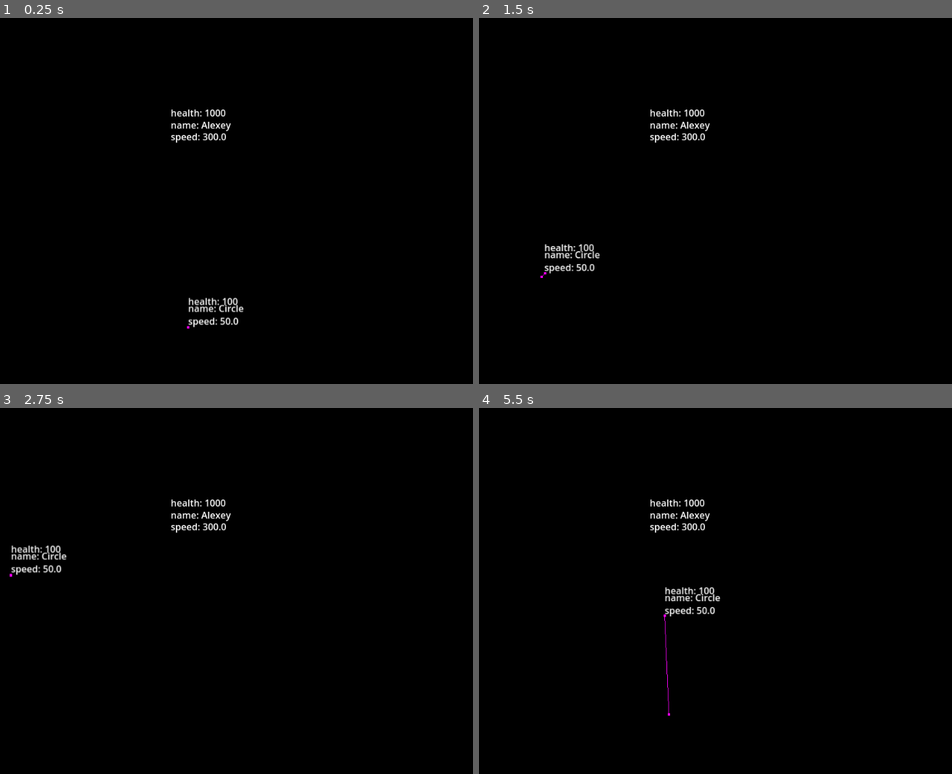
Above: before the commit, frames 1-4 (two rows, left to right).
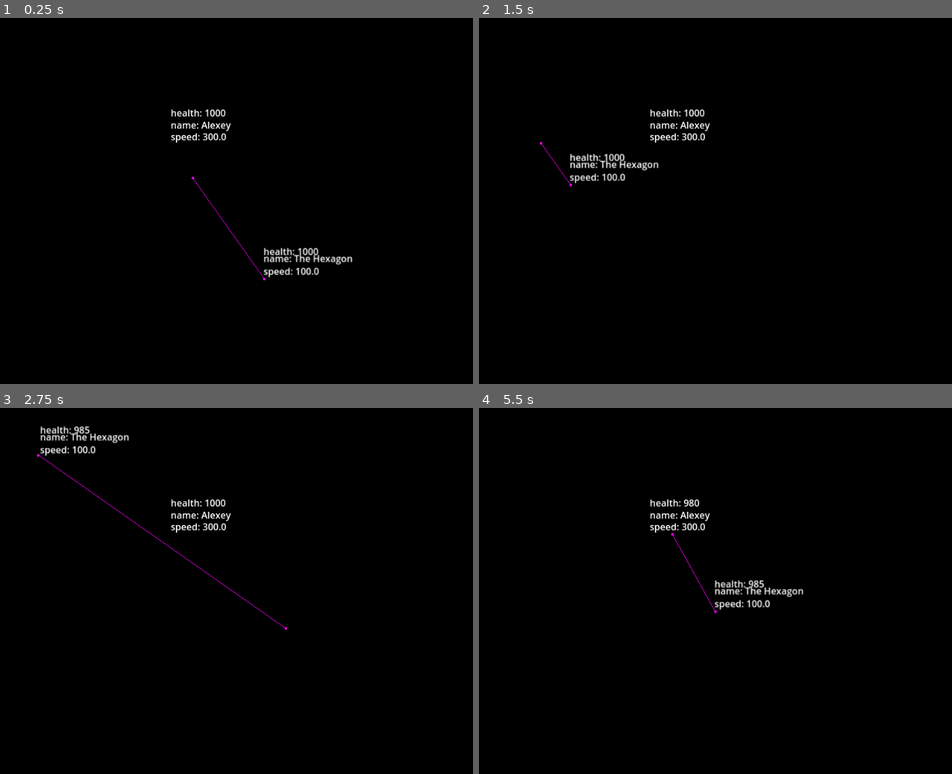
Above: after the commit, the same moments.

Repository: xxxxx-community/TheAihopGG-godot-wild-jam-80
Game: Godot game, scene res://scenes/objects/world/world.tscn
The game is run twice, just before and just after one commit, with the same random seed, the same clock (stepped at 60 frames per second) and the same inputs.
Inputs (mouse positions are in pixels of both pictures, inside the frame that each line leads up to):
- Up to frame 1 (0.25 s): no input
- Up to frame 2 (1.5 s): move the mouse to (791, 124) at 0.52 s; hold D (move_right) 0.53-1.28 s; click (791, 124) at 0.6 s; move the mouse to (545, 182) at 1.27 s; hold Down (move_down) from 1.28 s (still down); tap 1 (select_weapon_1) at 1.35 s
- Up to frame 3 (2.75 s): click (66, 572) at 1.55 s; move the mouse to (241, 415) at 2.02 s; release Down (move_down) at 2.03 s; hold D (move_right) from 2.03 s (still down); tap 2 (select_weapon_2) at 2.1 s; click (241, 415) at 2.3 s
- Up to frame 4 (5.5 s): move the mouse to (630, 660) at 2.77 s; release D (move_right) at 2.78 s; hold Up (move_up) 2.78-3.53 s; tap 3 (select_weapon_3) at 2.85 s; click (630, 660) at 3.05 s; move the mouse to (833, 631) at 3.52 s; hold A (move_left) 3.53-5.03 s; click (833, 631) at 3.6 s; move the mouse to (488, 455) at 4.27 s; click (488, 455) at 4.35 s; move the mouse to (691, 543) at 5.02 s; hold Down (move_down) from 5.03 s (still down); tap 1 (select_weapon_1) at 5.1 s; click (691, 543) at 5.3 s

The runs differ from the first frame. In frame 1, 1.1% of the frame differs, in the area x 39-75%, y 43-85%; in frame 2, 1.0%; in frame 3, 1.1%, in the area x 1-61%, y 4-61%; in frame 4, 1.1%.

Commit message:
some fixs

Diff:
--- a/scenes/characters/bosses/hexagon_boss/hexagon_boss.gd
+++ b/scenes/characters/bosses/hexagon_boss/hexagon_boss.gd
@@ -15,9 +15,11 @@
 @onready var shotgun_weapon: Weapon = get_node("%ShotgunWeapon")
 @onready var boss_weapon: BossWeapon = get_node("%BossWeapon")
 @onready var player_weapon: Weapon = get_node("%PlayerWeapon")
+@onready var navigation_agent: NavigationAgent2D = get_node("%NavigationAgent2D")
 
 var total_point: Vector2
 var total_phase: int = 1
+var next_path_position
 
 func _ready():
 	super._ready()
@@ -26,9 +28,12 @@
 	update_total_point_timer.start(update_total_point_time)
 
 func _process(delta):
+	navigation_agent.target_position = total_point
+	next_path_position = navigation_agent.get_next_path_position()
 	move_direction = (total_point - global_position).normalized()
 	if global_position.distance_to(total_point) <= 10:
 		total_point = get_random_vector_near_player()
+
 	super._process(delta)
 
 func _on_shoot_timer_timeout() -> void:
--- a/scenes/characters/bosses/hexagon_boss/hexagon_boss.tscn
+++ b/scenes/characters/bosses/hexagon_boss/hexagon_boss.tscn
@@ -59,6 +59,14 @@
 bullet = ExtResource("6_np4gv")
 parent = NodePath("../..")
 
+[node name="NavigationAgent2D" type="NavigationAgent2D" parent="." index="8"]
+unique_name_in_owner = true
+path_max_distance = 10000.0
+avoidance_enabled = true
+debug_enabled = true
+debug_use_custom = true
+debug_path_custom_color = Color(1, 0, 1, 1)
+
 [connection signal="timeout" from="Timers/ShootTimer" to="." method="_on_shoot_timer_timeout"]
 [connection signal="timeout" from="Timers/UpdateTotalPointTimer" to="." method="_on_update_total_point_timer_timeout"]
 [connection signal="timeout" from="Timers/SpawnEnemyTimer" to="." method="_on_spawn_enemy_timer_timeout"]
--- a/scenes/objects/weapons/weapon/weapon.gd
+++ b/scenes/objects/weapons/weapon/weapon.gd
@@ -20,7 +20,7 @@
 		for vector in get_shoot_vectors(target_vector):
 			var bullet_instance: Bullet = bullet.instantiate()
 			bullet_instance._setup(parent, vector, target_groups)
-			add_child(bullet_instance)
+			GlobalVars.world.add_child(bullet_instance)
 		can_shoot = false
 		duration_timer.start(duration)
 
--- a/scenes/objects/world/world.tscn
+++ b/scenes/objects/world/world.tscn
@@ -3,13 +3,12 @@
 [ext_resource type="Script" uid="uid://8n87xxfrg1wu" path="res://scenes/objects/world/world.gd" id="1_gmxm5"]
 [ext_resource type="PackedScene" uid="uid://5bh1m3ruoeml" path="res://scenes/objects/world_borders/world_borders.tscn" id="3_3kq53"]
 [ext_resource type="PackedScene" uid="uid://dy3tbnu1cbd80" path="res://scenes/characters/player/player.tscn" id="3_neq0c"]
-[ext_resource type="PackedScene" uid="uid://bq50sj2kb3qjx" path="res://scenes/characters/enemies/circle_enemy/circle_enemy.tscn" id="4_neq0c"]
+[ext_resource type="PackedScene" uid="uid://beao4wrilntaq" path="res://scenes/characters/bosses/hexagon_boss/hexagon_boss.tscn" id="4_neq0c"]
 
 [sub_resource type="NavigationPolygon" id="NavigationPolygon_neq0c"]
-vertices = PackedVector2Array(2977.77, 2364.91, -2331.2, 2316.09, -2046.72, -1368.26, 3291.13, -1524.67)
+vertices = PackedVector2Array(1142, 694, -1014.05, 694, -1021.95, -894.25, 1142, -949.727)
 polygons = Array[PackedInt32Array]([PackedInt32Array(0, 1, 2, 3)])
-outlines = Array[PackedVector2Array]([PackedVector2Array(-2056, -1378, -2342, 2326, 2987, 2375, 3302, -1535)])
-cell_size = 100.0
+outlines = Array[PackedVector2Array]([PackedVector2Array(-1032, -904, -1024, 704, 1152, 704, 1152, -960)])
 
 [node name="World" type="Node2D"]
 script = ExtResource("1_gmxm5")
@@ -26,10 +25,10 @@
 health = 1000
 max_health = 1000
 
-[node name="CircleEnemy" parent="Characters" node_paths=PackedStringArray("target") instance=ExtResource("4_neq0c")]
-position = Vector2(-8, 260)
+[node name="HexagonBoss" parent="Characters" node_paths=PackedStringArray("target") instance=ExtResource("4_neq0c")]
+position = Vector2(136, 192)
 target = NodePath("../Player")
 
 [node name="NavigationRegion2D" type="NavigationRegion2D" parent="."]
-position = Vector2(1, 0)
+visible = false
 navigation_polygon = SubResource("NavigationPolygon_neq0c")
